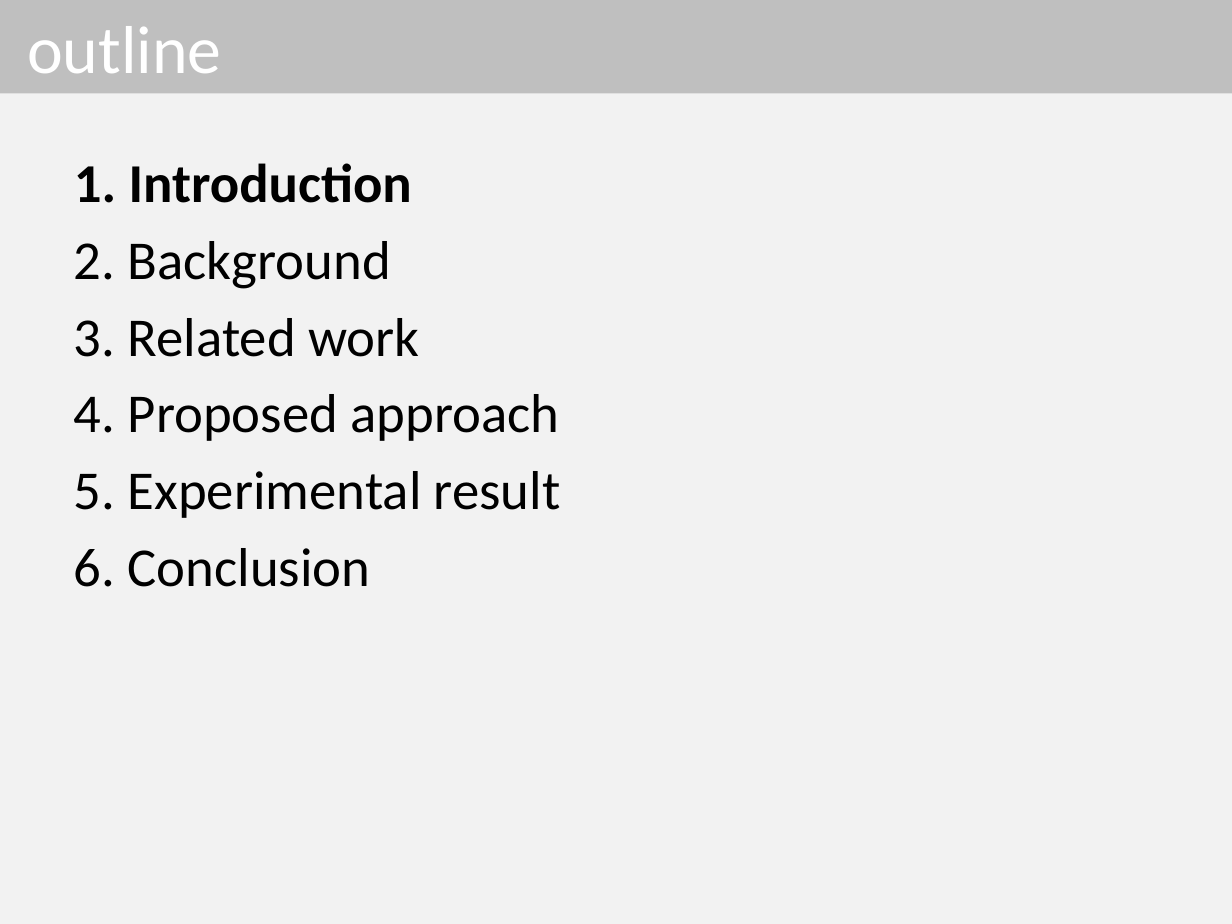
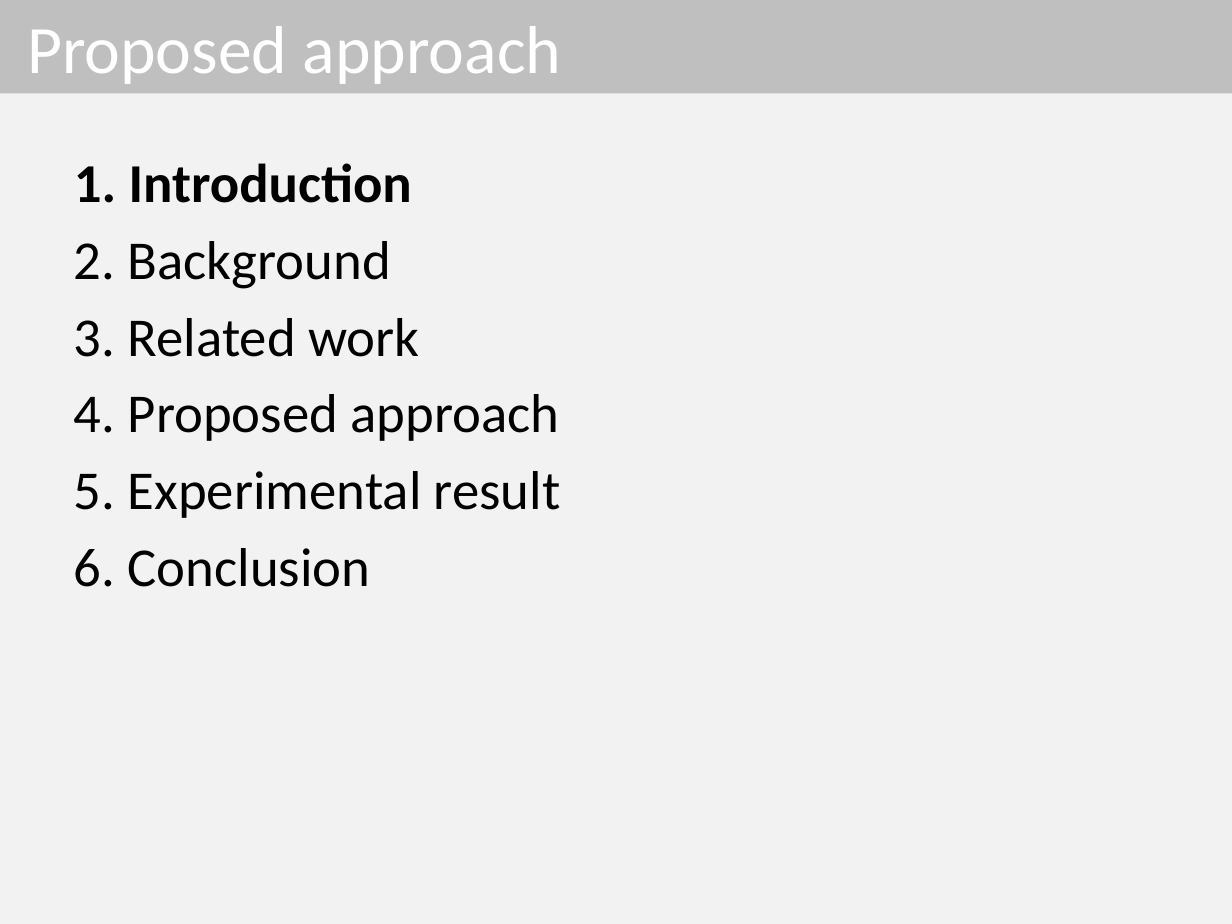
Before and after one commit to dinhngocthi/GAsource, a slide deck: slide 2 of CFT4CUnitSrc/src/report/ACIIDS2016_Presentation.pptx. Drawn at 1232x924 pixels with LibreOffice and Linux fonts; fonts in the diff are those of the drawing. Boxes give left, top, right and bottom in pixels: in the first picture for what was removed or moved away, otherwise in the second. Text is boxed around its words. In the diff, an @@ line names an element or a change of style, - is before the commit and + after.

```diff
--- a/CFT4CUnitSrc/src/report/ACIIDS2016_Presentation.pptx
+++ b/CFT4CUnitSrc/src/report/ACIIDS2016_Presentation.pptx
@@ title at <box>27,26,562,84</box>: text changed @@
-outline
+Proposed approach
```
Also in this commit, not shown: 1 other slide changed, 26 slides removed.
